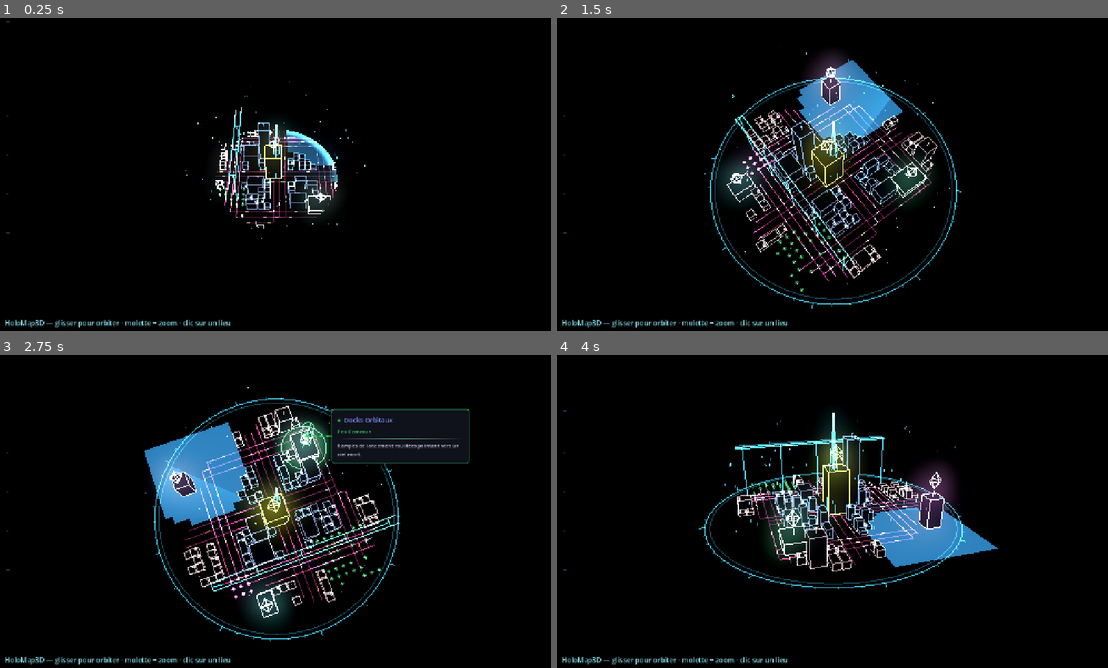
Above: before the commit, frames 1-4 (two rows, left to right).
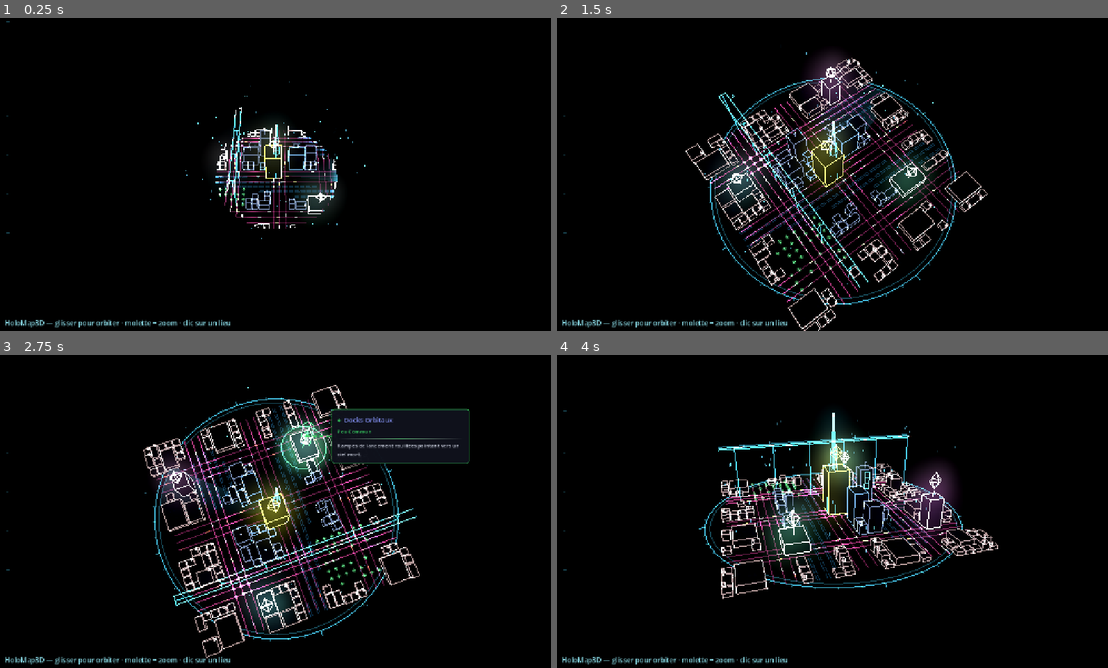
Above: after the commit, the same moments.

Repository: Rhend/Reliquary
Game: Godot game, scene res://scenes/holomap3d/holo_map_3d.tscn
The game is run twice, just before and just after one commit, with the same random seed, the same clock (stepped at 60 frames per second) and the same inputs. This scene is started directly instead of the project's main scene.
Inputs (mouse positions are in pixels of both pictures, inside the frame that each line leads up to):
- Up to frame 1 (0.25 s): no input
- Up to frame 2 (1.5 s): tap Enter at 0.5, 0.6 s; move the mouse to (953, 158) at 0.52 s; hold Right 0.53-1.25 s; click (953, 158) at 0.67 s; tap Space (ui_select) at 0.77 s; drag from (722, 190) to (804, 237) at 1.27 s
- Up to frame 3 (2.75 s): move the mouse to (330, 442) at 2.02 s; hold Right from 2.03 s (still down); tap Enter at 2.1 s
- Up to frame 4 (4 s): release Right at 2.75 s; drag from (804, 574) to (667, 464) at 2.77 s; move the mouse to (997, 558) at 3.52 s; hold Left from 3.53 s (still down); tap Enter at 3.6 s; tap Space (ui_select) at 3.77 s

The runs differ from the first frame. In frame 1, 2.0% of the frame differs, in the area x 39-62%, y 28-68%; in frame 2, 7.1%; in frame 3, 8.7%, in the area x 25-77%, y 9-97%; in frame 4, 6.9%.

Commit message:
Revert "feat(holomap3d): silhouette urbaine organique + lac plein en bord de ville"
This reverts commit 53c60a456b3ee71c4fed24398634d614a710ae8a.

Diff:
--- a/scenes/holomap3d/HoloMap3D.gd
+++ b/scenes/holomap3d/HoloMap3D.gd
@@ -173,8 +173,7 @@
 var _monde: Node3D
 var _lieux_node: Node3D
 var _mat_decor: ShaderMaterial       # arêtes du tissu bâti (éclaircies)
-var _mat_ambiance: ShaderMaterial    # parc (arbres-lignes, inchangé)
-var _mat_lac: ShaderMaterial         # nappe d'eau pleine (lac en bord de ville)
+var _mat_ambiance: ShaderMaterial    # eau / parc (inchangé)
 var _mat_routes: ShaderMaterial
 var _mat_faces: ShaderMaterial
 var _post_mat: ShaderMaterial
@@ -259,13 +258,6 @@
 	_mat_ambiance.set_shader_parameter("emission_strength", luminosite_ambiance)
 	_mat_ambiance.set_shader_parameter("alpha_mult", 1.0)
 
-	# Lac : nappe pleine, bleu franc et lisible (émission marquée mais sous le
-	# seuil de glow) → l'eau se lit comme une masse, pas comme des traits.
-	_mat_lac = ShaderMaterial.new()
-	_mat_lac.shader = LINE_SHADER
-	_mat_lac.set_shader_parameter("emission_strength", 1.3)
-	_mat_lac.set_shader_parameter("alpha_mult", 1.0)
-
 	_mat_routes = ShaderMaterial.new()
 	_mat_routes.shader = ROUTE_SHADER
 	_mat_routes.set_shader_parameter("route_color", couleur_route)
@@ -312,12 +304,12 @@
 	# Brume de profondeur : poussée sur les matériaux de lignes/routes/trafic
 	# (les faces ne fadent pas → l'occlusion reste). Les lieux/faisceaux
 	# utilisent les valeurs par défaut du shader (cohérentes avec ces exports).
-	for m: ShaderMaterial in [_mat_decor, _mat_ambiance, _mat_lac, _mat_routes, _mat_trafic, _mat_neon, _mat_lieu_decor]:
+	for m: ShaderMaterial in [_mat_decor, _mat_ambiance, _mat_routes, _mat_trafic, _mat_neon, _mat_lieu_decor]:
 		m.set_shader_parameter("fog_debut", brume_debut)
 		m.set_shader_parameter("fog_fin", brume_fin)
 
 	# Matériaux qui réagissent au reveal d'intro (matérialisation radiale).
-	_mats_reveal = [_mat_decor, _mat_ambiance, _mat_lac, _mat_routes, _mat_faces, _mat_trafic, _mat_neon, _mat_lieu_decor]
+	_mats_reveal = [_mat_decor, _mat_ambiance, _mat_routes, _mat_faces, _mat_trafic, _mat_neon, _mat_lieu_decor]
 
 func _setup_post() -> void:
 	var layer := CanvasLayer.new()
@@ -373,45 +365,6 @@
 # Centre monde d'un bâtiment d'emprise N×M dont la cellule d'origine est (i,j).
 func _centre_emprise(i: int, j: int, emp: Vector2i) -> Vector3:
 	return _world(i + (emp.x - 1) * 0.5, j + (emp.y - 1) * 0.5, 0.0)
-
-# ─── Silhouette urbaine (contour irrégulier — casse la forme carrée) ──
-# Rayon NORMALISÉ du contour de ville selon l'angle (1.0 ≈ milieu de bord de
-# grille). Somme d'harmoniques → péninsules et golfes : la ville n'est plus un
-# pâté carré, elle a une côte organique (et les coins du carré sont rognés).
-func _rayon_ville(ang: float) -> float:
-	return 0.88 + 0.12 * sin(ang * 3.0 + 0.6) \
-			+ 0.07 * sin(ang * 5.0 - 1.7) \
-			+ 0.05 * sin(ang * 2.0 + 2.3)
-
-# Une cellule (indices grille) tombe-t-elle dans la silhouette de la ville ?
-func _dans_ville(gx: float, gy: float) -> bool:
-	var dx := gx - _cgrid()
-	var dy := gy - _cgrid()
-	var d := sqrt(dx * dx + dy * dy) / maxf(1.0, _cgrid())
-	return d <= _rayon_ville(atan2(dy, dx))
-
-# Étendue [i0,i1] des cellules d'une COLONNE (x=col) tombant dans la ville
-# (i0 = -1 si la colonne est entièrement hors silhouette). Sert à rogner les
-# routes / trafic / autoroute sur le contour organique.
-func _etendue_colonne(col: int) -> Vector2i:
-	var i0 := -1
-	var i1 := -1
-	for y in grille:
-		if _dans_ville(col, y):
-			if i0 < 0:
-				i0 = y
-			i1 = y
-	return Vector2i(i0, i1)
-
-func _etendue_ligne(row: int) -> Vector2i:
-	var i0 := -1
-	var i1 := -1
-	for x in grille:
-		if _dans_ville(x, row):
-			if i0 < 0:
-				i0 = x
-			i1 = x
-	return Vector2i(i0, i1)
 
 # ─── Construction ─────────────────────────────────────────────
 func _build_all() -> void:
@@ -463,30 +416,23 @@
 	rng.seed = seed_val ^ 0xCA4F1C
 	var y := 0.03
 	var carlen := taille_cellule * 0.55
+	var lz := Vector3(0, 0, float(grille - 1) * taille_cellule)   # trajet le long de Z
+	var lx := Vector3(float(grille - 1) * taille_cellule, 0, 0)   # trajet le long de X
 	var s := SurfaceTool.new()
 	s.begin(Mesh.PRIMITIVE_LINES)
 	# Trafic hiérarchisé : grands axes plus chargés (×2) et plus rapides (×1.4).
-	# Le trajet est rogné sur la silhouette (même étendue que les routes).
 	for col in _cols_route:
-		var ec := _etendue_colonne(col)
-		if ec.x < 0:
-			continue
 		var av: bool = _cols_route[col]
 		var nb := voitures_par_voie * (2 if av else 1)
 		var spd := 1.4 if av else 1.0
-		var lz := Vector3(0, 0, float(ec.y - ec.x) * taille_cellule)
-		_semer_voitures(s, _world(col, ec.x, y), lz, carlen, rng, couleur_voiture_aller, nb, spd)
-		_semer_voitures(s, _world(col, ec.y, y), -lz, carlen, rng, couleur_voiture_retour, nb, spd)
+		_semer_voitures(s, _world(col, 0, y), lz, carlen, rng, couleur_voiture_aller, nb, spd)
+		_semer_voitures(s, _world(col, grille - 1, y), -lz, carlen, rng, couleur_voiture_retour, nb, spd)
 	for row in _rows_route:
-		var er := _etendue_ligne(row)
-		if er.x < 0:
-			continue
 		var av2: bool = _rows_route[row]
 		var nb2 := voitures_par_voie * (2 if av2 else 1)
 		var spd2 := 1.4 if av2 else 1.0
-		var lx := Vector3(float(er.y - er.x) * taille_cellule, 0, 0)
-		_semer_voitures(s, _world(er.x, row, y), lx, carlen, rng, couleur_voiture_aller, nb2, spd2)
-		_semer_voitures(s, _world(er.y, row, y), -lx, carlen, rng, couleur_voiture_retour, nb2, spd2)
+		_semer_voitures(s, _world(0, row, y), lx, carlen, rng, couleur_voiture_aller, nb2, spd2)
+		_semer_voitures(s, _world(grille - 1, row, y), -lx, carlen, rng, couleur_voiture_retour, nb2, spd2)
 	var mi := MeshInstance3D.new()
 	mi.name = "Trafic"
 	mi.mesh = s.commit()
@@ -639,27 +585,28 @@
 func _est_route(x: int, y: int) -> bool:
 	return _cols_route.has(x) or _rows_route.has(y)
 
-# ─── Décor d'ambiance (lac en bord de ville + parc) ───────────
-# PLUS de fleuve diagonal (ses vaguelettes-lignes lisaient mal). Une seule masse
-# d'eau : un grand lac posé sur un coin, là où la silhouette rogne la ville → la
-# cité borde le lac. Rendu plein (cf. `_build_decor`), pas en traits.
+# ─── Décor d'ambiance (placeholder : lac + fleuve + parc) ─────
 func _calc_decor() -> void:
 	_eau.clear()
 	_parc.clear()
 	if not decor_actif:
 		return
 	var g := float(grille)
-	# Lac : grande ellipse débordant sur un coin (bord de ville).
-	var lc := Vector2(g * 0.84, g * 0.18)
-	var lrx := g * 0.30
-	var lry := g * 0.24
-	# Parc (rectangle) côté opposé.
+	# Lac (ellipse).
+	var lc := Vector2(g * 0.74, g * 0.24)
+	var lrx := g * 0.14
+	var lry := g * 0.10
+	# Parc (rectangle).
 	var px0 := int(g * 0.08); var px1 := int(g * 0.30)
 	var py0 := int(g * 0.62); var py1 := int(g * 0.84)
 	for x in grille:
 		for y in grille:
 			var fx := float(x); var fy := float(y)
-			if pow((fx - lc.x) / lrx, 2.0) + pow((fy - lc.y) / lry, 2.0) <= 1.0:
+			# Fleuve : bande diagonale traversante.
+			var d_fleuve: float = abs(fy - (0.50 * g + 0.16 * fx))
+			if d_fleuve < 1.3:
+				_eau[Vector2i(x, y)] = true
+			elif pow((fx - lc.x) / lrx, 2.0) + pow((fy - lc.y) / lry, 2.0) <= 1.0:
 				_eau[Vector2i(x, y)] = true
 			elif x >= px0 and x <= px1 and y >= py0 and y <= py1:
 				_parc[Vector2i(x, y)] = true
@@ -695,20 +642,17 @@
 func _build_decor() -> void:
 	var s := HoloMesh3D.st()
 	var n := 0
+	var ce := Color(couleur_eau, 0.7)
 	var cp := Color(couleur_parc, 0.7)
-	# Lac : nappe PLEINE (un quad bleu par cellule d'eau, jointifs) → masse d'eau
-	# intégralement bleue, plus aucune vaguelette-trait. Mesh + matériau dédiés.
-	var se := HoloMesh3D.st_tri()
-	var ne := 0
-	var ce := Color(couleur_eau, 0.92)
-	var hw := taille_cellule * 0.5
+	# Eau : courtes vaguelettes horizontales.
 	for k in _eau:
 		var cell := k as Vector2i
 		var c := _world(cell.x, cell.y, 0.012)
-		ne += HoloMesh3D.quad_color(se,
-				c + Vector3(-hw, 0, -hw), c + Vector3(hw, 0, -hw),
-				c + Vector3(hw, 0, hw), c + Vector3(-hw, 0, hw), ce)
-	_ajouter_mesh(HoloMesh3D.commit(se, ne), "Lac", _mat_lac)
+		var hw := taille_cellule * 0.4
+		n += HoloMesh3D.line(s, c + Vector3(-hw, 0, -0.05 * taille_cellule),
+				c + Vector3(hw, 0, -0.05 * taille_cellule), ce)
+		n += HoloMesh3D.line(s, c + Vector3(-hw, 0, 0.18 * taille_cellule),
+				c + Vector3(hw, 0, 0.18 * taille_cellule), ce)
 	# Parc : petits « arbres » (croix verticale + houppier diamant) un peu épars.
 	# Les arbres SOUS un lieu sans bâtiment passent à la couleur de palier du lieu
 	# et dans un mesh à part (matériau qui glow) : la parcelle EST le lieu, elle
@@ -745,22 +689,14 @@
 	var s := SurfaceTool.new()
 	s.begin(Mesh.PRIMITIVE_LINES)
 	var n := 0
+	var L := float(grille - 1) * taille_cellule
 	var y := 0.015
-	# Routes rognées sur la silhouette : chaque axe ne court que dans la ville.
 	for col in _cols_route:
-		var ec := _etendue_colonne(col)
-		if ec.x < 0:
-			continue
 		var i_col := route_intensite_avenue if _cols_route[col] else route_intensite_rue
-		var lc := float(ec.y - ec.x) * taille_cellule
-		n += _route_line(s, _world(col, ec.x, y), _world(col, ec.y, y), i_col, lc)
+		n += _route_line(s, _world(col, 0, y), _world(col, grille - 1, y), i_col, L)
 	for row in _rows_route:
-		var er := _etendue_ligne(row)
-		if er.x < 0:
-			continue
 		var i_row := route_intensite_avenue if _rows_route[row] else route_intensite_rue
-		var lr := float(er.y - er.x) * taille_cellule
-		n += _route_line(s, _world(er.x, row, y), _world(er.y, row, y), i_row, lr)
+		n += _route_line(s, _world(0, row, y), _world(grille - 1, row, y), i_row, L)
 	if n <= 0:
 		return
 	var mi := MeshInstance3D.new()
@@ -790,7 +726,7 @@
 	for x in grille:
 		for y in grille:
 			var cell := Vector2i(x, y)
-			if occ.has(cell) or _bloque.has(cell) or _est_route(x, y) or not _dans_ville(x, y):
+			if occ.has(cell) or _bloque.has(cell) or _est_route(x, y):
 				continue
 			# Front de rue dense, cœur d'îlot creux (courettes).
 			var seuil := densite
@@ -987,12 +923,8 @@
 	var xw := _world(col, 0, 0).x
 	var hh := autoroute_hauteur
 	var lane := taille_cellule * 0.45
-	# Rognée sur la silhouette : l'autoroute ne dépasse pas la côte de la ville.
-	var ec := _etendue_colonne(col)
-	var ai := maxi(0, ec.x)
-	var bi := ec.y if ec.y >= 0 else grille - 1
-	var z0 := _world(col, ai, 0).z
-	var z1 := _world(col, bi, 0).z
+	var z0 := _world(col, 0, 0).z
+	var z1 := _world(col, grille - 1, 0).z
 	var s := HoloMesh3D.st()
 	var n := 0
 	var c := Color(couleur_socle, 0.8)
@@ -1002,9 +934,9 @@
 	n += HoloMesh3D.line(s, Vector3(xw + lane, hh, z0), Vector3(xw + lane, hh, z1), c)
 	n += HoloMesh3D.line(s, Vector3(xw - lane, hh + 0.06, z0), Vector3(xw - lane, hh + 0.06, z1), rail)
 	n += HoloMesh3D.line(s, Vector3(xw + lane, hh + 0.06, z0), Vector3(xw + lane, hh + 0.06, z1), rail)
-	# Traverses + piliers vers le sol (dans le boulevard, sur l'étendue rognée).
-	var zc := ai
-	while zc <= bi:
+	# Traverses + piliers vers le sol (dans le boulevard).
+	var zc := 0
+	while zc < grille:
 		var z := _world(col, zc, 0).z
 		n += HoloMesh3D.line(s, Vector3(xw - lane, hh, z), Vector3(xw + lane, hh, z), c)
 		n += HoloMesh3D.line(s, Vector3(xw, hh, z), Vector3(xw, 0.0, z), Color(couleur_socle, 0.7))
@@ -1051,7 +983,7 @@
 			if cx >= grille or cy >= grille:
 				return false
 			var c := Vector2i(cx, cy)
-			if occ.has(c) or _bloque.has(c) or _est_route(cx, cy) or not _dans_ville(cx, cy):
+			if occ.has(c) or _bloque.has(c) or _est_route(cx, cy):
 				return false
 	return true
 
--- a/scenes/holomap3d/HoloMesh3D.gd
+++ b/scenes/holomap3d/HoloMesh3D.gd
@@ -63,18 +63,6 @@
 	s.set_color(col); s.add_vertex(b)
 	return 1
 
-# Quad PLEIN coloré (deux triangles) — vertex color lue par holo_line (additif).
-# Sert aux nappes pleines (lac) là où les arêtes-lignes ne conviennent pas.
-# /!\ SurfaceTool en PRIMITIVE_TRIANGLES (st_tri).
-static func quad_color(s: SurfaceTool, a: Vector3, b: Vector3, c: Vector3, d: Vector3, col: Color) -> int:
-	s.set_color(col); s.add_vertex(a)
-	s.set_color(col); s.add_vertex(b)
-	s.set_color(col); s.add_vertex(c)
-	s.set_color(col); s.add_vertex(a)
-	s.set_color(col); s.add_vertex(c)
-	s.set_color(col); s.add_vertex(d)
-	return 2
-
 # Boîte wireframe (12 arêtes) : base centrée en `c` (au sol), hauteur `sy` sur +Y.
 static func box(s: SurfaceTool, c: Vector3, sx: float, sy: float, sz: float, col: Color) -> int:
 	var hx := sx * 0.5
